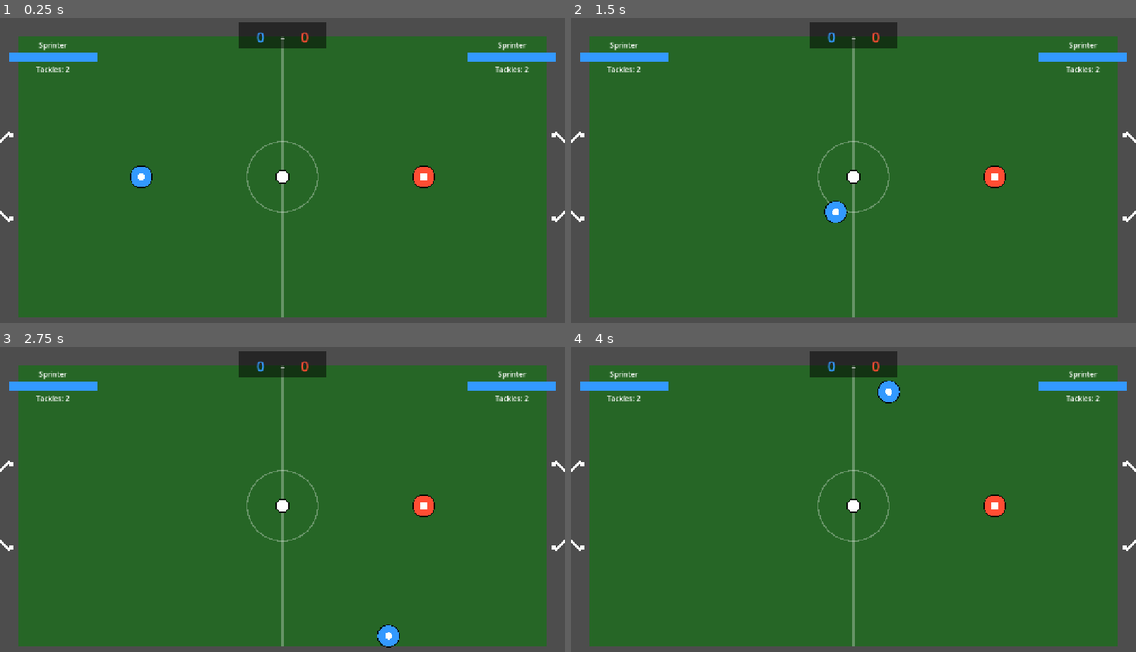
Above: before the commit, frames 1-4 (two rows, left to right).
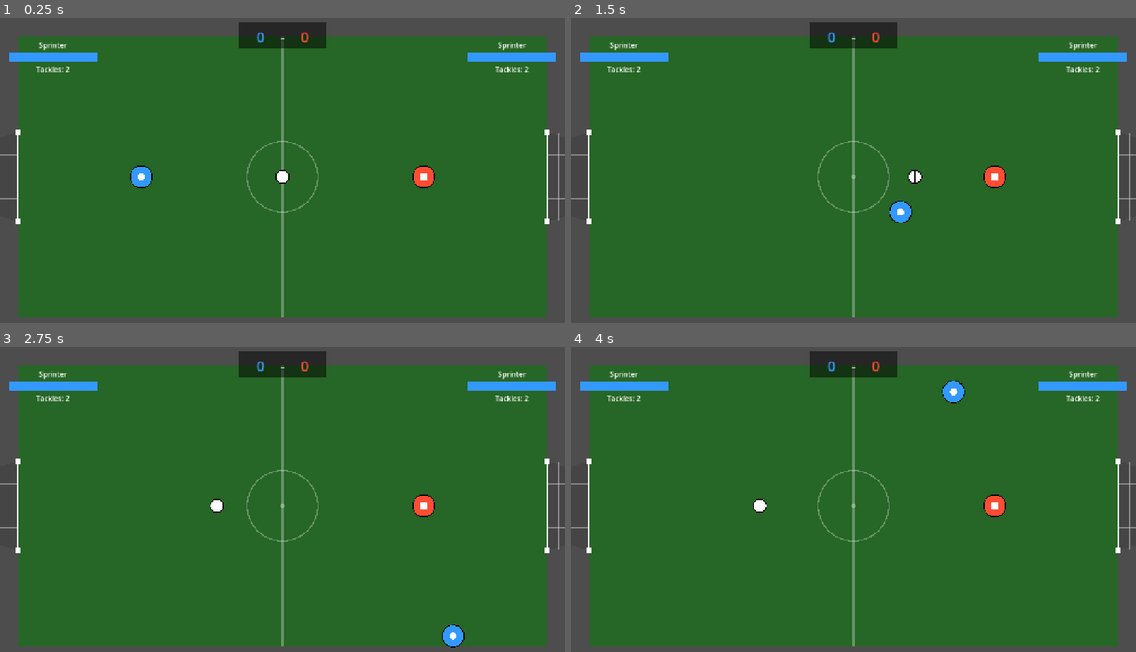
Above: after the commit, the same moments.

Repository: HectorRamosP/Clash-Ball
Game: Godot game, scene res://scenes/field/game_field.tscn
The game is run twice, just before and just after one commit, with the same random seed, the same clock (stepped at 60 frames per second) and the same inputs.
Inputs:
- Up to frame 1 (0.25 s): no input
- Up to frame 2 (1.5 s): tap Enter at 0.5 s; hold D (p1_right) 0.53-1.28 s; tap Shift (p1_tackle) at 0.6, 1.35 s; hold S (p1_down) from 1.28 s (still down)
- Up to frame 3 (2.75 s): release S (p1_down) at 2.03 s; hold D (p1_right) from 2.03 s (still down); tap Shift (p1_tackle) at 2.1 s
- Up to frame 4 (4 s): release D (p1_right) at 2.78 s; hold W (p1_up) 2.78-3.53 s; tap Shift (p1_tackle) at 2.85, 3.6 s; hold A (p1_left) from 3.53 s (still down)

The runs differ from the first frame. In frame 1, 0.4% of the frame differs, in the area x 0-100%, y 36-68%; in frame 2, 1.1%; in frame 3, 1.1%; in frame 4, 1.1%, in the area x 0-100%, y 11-68%.

Commit message:
Fix major issues: ball physics, tackle detection, stamina, and goal visuals
Ball physics improvements:
- Add direct ball collision detection in player script
- Players now push ball on contact with proper force calculation
- Tackling applies 3x force to ball
- Debug print shows when player hits ball and force applied

Tackle system fixes:
- Add debug messages when tackle fails (shows why)
- Better detection of tackle button press
- Should work for both Sprinter and Tank now

Stamina improvements:
- Optimize stamina_changed signal (only emit when changed > 0.1)
- Should update HUD more efficiently

Goal visual overhaul:
- Complete redesign with visible net and depth
- Dark background shows goal interior
- Grid pattern net (5 horizontal, 4 vertical lines)
- White posts at top and bottom
- Front line clearly visible
- 80px depth instead of 60px

Goal positioning:
- Left goal: x=40 (was x=20)
- Right goal: x=1240 (was x=1260)
- Better aligned with field walls
- More space behind goals

Debug enhancements:
- Print when player hits ball
- Print when tackle is blocked (with reason)
- Easier to diagnose issues

Diff:
--- a/scenes/field/game_field.tscn
+++ b/scenes/field/game_field.tscn
@@ -95,11 +95,11 @@
 color = Color(0.3, 0.3, 0.3, 1)
 
 [node name="GoalLeft" parent="." instance=ExtResource("4_goal")]
-position = Vector2(20, 360)
+position = Vector2(40, 360)
 goal_team = 1
 
 [node name="GoalRight" parent="." instance=ExtResource("4_goal")]
-position = Vector2(1260, 360)
+position = Vector2(1240, 360)
 goal_team = 2
 
 [node name="Ball" parent="." instance=ExtResource("3_ball")]
--- a/scripts/goal_visual.gd
+++ b/scripts/goal_visual.gd
@@ -1,55 +1,68 @@
 extends Node2D
 
 @export var goal_width: float = 200.0
-@export var goal_depth: float = 60.0
-@export var post_thickness: float = 10.0
+@export var goal_depth: float = 80.0
+@export var post_thickness: float = 12.0
 @export var is_left_goal: bool = true
 
 func _draw():
-	var color = Color.WHITE
+	var post_color = Color.WHITE
+	var net_color = Color(0.8, 0.8, 0.8, 0.5)
+	var back_color = Color(0.2, 0.2, 0.2, 0.3)
 
 	if is_left_goal:
-		# Poste izquierdo (arriba)
-		draw_rect(Rect2(0, -goal_width/2, post_thickness, post_thickness), color)
+		# FONDO OSCURO (para ver la profundidad)
+		var back_points = PackedVector2Array()
+		back_points.append(Vector2(0, -goal_width/2))
+		back_points.append(Vector2(-goal_depth, -goal_width/2 + 20))
+		back_points.append(Vector2(-goal_depth, goal_width/2 - 20))
+		back_points.append(Vector2(0, goal_width/2))
+		draw_colored_polygon(back_points, back_color)
 
-		# Poste izquierdo (abajo)
-		draw_rect(Rect2(0, goal_width/2 - post_thickness, post_thickness, post_thickness), color)
+		# RED (líneas diagonales)
+		for i in range(5):
+			var y_start = lerp(-goal_width/2, goal_width/2, float(i) / 4.0)
+			draw_line(Vector2(0, y_start), Vector2(-goal_depth, y_start), net_color, 1.5)
 
-		# Línea trasera curva
-		var points = PackedVector2Array()
-		points.append(Vector2(post_thickness/2, -goal_width/2 + post_thickness/2))
+		for i in range(4):
+			var x_pos = -goal_depth * (float(i) / 3.0)
+			draw_line(Vector2(x_pos, -goal_width/2), Vector2(x_pos, goal_width/2), net_color, 1.5)
 
-		# Curva hacia adentro
-		var segments = 20
-		for i in range(segments + 1):
-			var t = float(i) / float(segments)
-			var y = lerp(-goal_width/2, goal_width/2, t)
-			var x_curve = -goal_depth * sin(t * PI)
-			points.append(Vector2(x_curve, y))
+		# POSTES BLANCOS
+		# Poste superior
+		draw_rect(Rect2(-5, -goal_width/2 - post_thickness/2, post_thickness, post_thickness), post_color)
 
-		points.append(Vector2(post_thickness/2, goal_width/2 - post_thickness/2))
+		# Poste inferior
+		draw_rect(Rect2(-5, goal_width/2 - post_thickness/2, post_thickness, post_thickness), post_color)
 
-		draw_polyline(points, color, post_thickness/2)
+		# Línea de la portería (frente)
+		draw_line(Vector2(0, -goal_width/2), Vector2(0, goal_width/2), post_color, 4.0)
+
 	else:
-		# Portería derecha (espejo)
-		# Poste derecho (arriba)
-		draw_rect(Rect2(-post_thickness, -goal_width/2, post_thickness, post_thickness), color)
+		# PORTERÍA DERECHA (espejo)
+		# FONDO OSCURO
+		var back_points = PackedVector2Array()
+		back_points.append(Vector2(0, -goal_width/2))
+		back_points.append(Vector2(goal_depth, -goal_width/2 + 20))
+		back_points.append(Vector2(goal_depth, goal_width/2 - 20))
+		back_points.append(Vector2(0, goal_width/2))
+		draw_colored_polygon(back_points, back_color)
 
-		# Poste derecho (abajo)
-		draw_rect(Rect2(-post_thickness, goal_width/2 - post_thickness, post_thickness, post_thickness), color)
+		# RED
+		for i in range(5):
+			var y_start = lerp(-goal_width/2, goal_width/2, float(i) / 4.0)
+			draw_line(Vector2(0, y_start), Vector2(goal_depth, y_start), net_color, 1.5)
 
-		# Línea trasera curva
-		var points = PackedVector2Array()
-		points.append(Vector2(-post_thickness/2, -goal_width/2 + post_thickness/2))
+		for i in range(4):
+			var x_pos = goal_depth * (float(i) / 3.0)
+			draw_line(Vector2(x_pos, -goal_width/2), Vector2(x_pos, goal_width/2), net_color, 1.5)
 
-		# Curva hacia adentro
-		var segments = 20
-		for i in range(segments + 1):
-			var t = float(i) / float(segments)
-			var y = lerp(-goal_width/2, goal_width/2, t)
-			var x_curve = goal_depth * sin(t * PI)
-			points.append(Vector2(x_curve, y))
+		# POSTES BLANCOS
+		# Poste superior
+		draw_rect(Rect2(-7, -goal_width/2 - post_thickness/2, post_thickness, post_thickness), post_color)
 
-		points.append(Vector2(-post_thickness/2, goal_width/2 - post_thickness/2))
+		# Poste inferior
+		draw_rect(Rect2(-7, goal_width/2 - post_thickness/2, post_thickness, post_thickness), post_color)
 
-		draw_polyline(points, color, post_thickness/2)
+		# Línea de la portería (frente)
+		draw_line(Vector2(0, -goal_width/2), Vector2(0, goal_width/2), post_color, 4.0)
--- a/scripts/player.gd
+++ b/scripts/player.gd
@@ -76,8 +76,11 @@
 	var input_dir = get_input_direction()
 
 	# Procesar tacleo
-	if Input.is_action_just_pressed(tackle_key) and can_use_tackle():
-		perform_tackle(input_dir)
+	if Input.is_action_just_pressed(tackle_key):
+		if can_use_tackle():
+			perform_tackle(input_dir)
+		else:
+			print(player_id + " NO puede tacklear. Tacleos: " + str(remaining_tackles) + ", Can tackle: " + str(can_tackle) + ", Is tackling: " + str(is_tackling))
 
 	# Movimiento normal (si no está tacleando)
 	if not is_tackling:
@@ -121,6 +124,8 @@
 	move_and_slide()
 
 func update_stamina(direction: Vector2, delta: float):
+	var old_stamina = stamina
+
 	if direction != Vector2.ZERO:
 		# Drenar estamina al moverse
 		stamina -= GameConfig.STAMINA_DRAIN_RATE * delta
@@ -130,7 +135,9 @@
 		stamina += GameConfig.STAMINA_REGEN_RATE * delta
 		stamina = min(GameConfig.MAX_STAMINA, stamina)
 
-	stamina_changed.emit(stamina)
+	# Solo emitir si cambió
+	if abs(old_stamina - stamina) > 0.1:
+		stamina_changed.emit(stamina)
 
 func can_use_tackle() -> bool:
 	# Puede tacklear si tiene tacleos disponibles
@@ -189,7 +196,7 @@
 	ball = ball_node
 
 func handle_player_collisions():
-	# Detectar colisiones con otros jugadores
+	# Detectar colisiones con otros jugadores Y con la pelota
 	for i in get_slide_collision_count():
 		var collision = get_slide_collision(i)
 		var collider = collision.get_collider()
@@ -205,3 +212,18 @@
 
 			# Aplicar empuje al otro jugador (CharacterBody2D siempre tiene velocity)
 			collider.velocity += push_direction * push_strength * get_physics_process_delta_time()
+
+		# Si chocamos con la pelota
+		elif collider.name == "Ball":
+			var push_direction = collision.get_normal() * -1
+			var push_strength = current_push_force
+
+			# Si está tacleando, mucha más fuerza
+			if is_tackling:
+				push_strength *= 3.0
+
+			# Empujar la pelota
+			var push_force_vector = (push_direction * push_strength) + (velocity * 0.8)
+			collider.velocity = push_force_vector
+
+			print(player_id + " golpeó la pelota! Fuerza: " + str(push_force_vector.length()))
